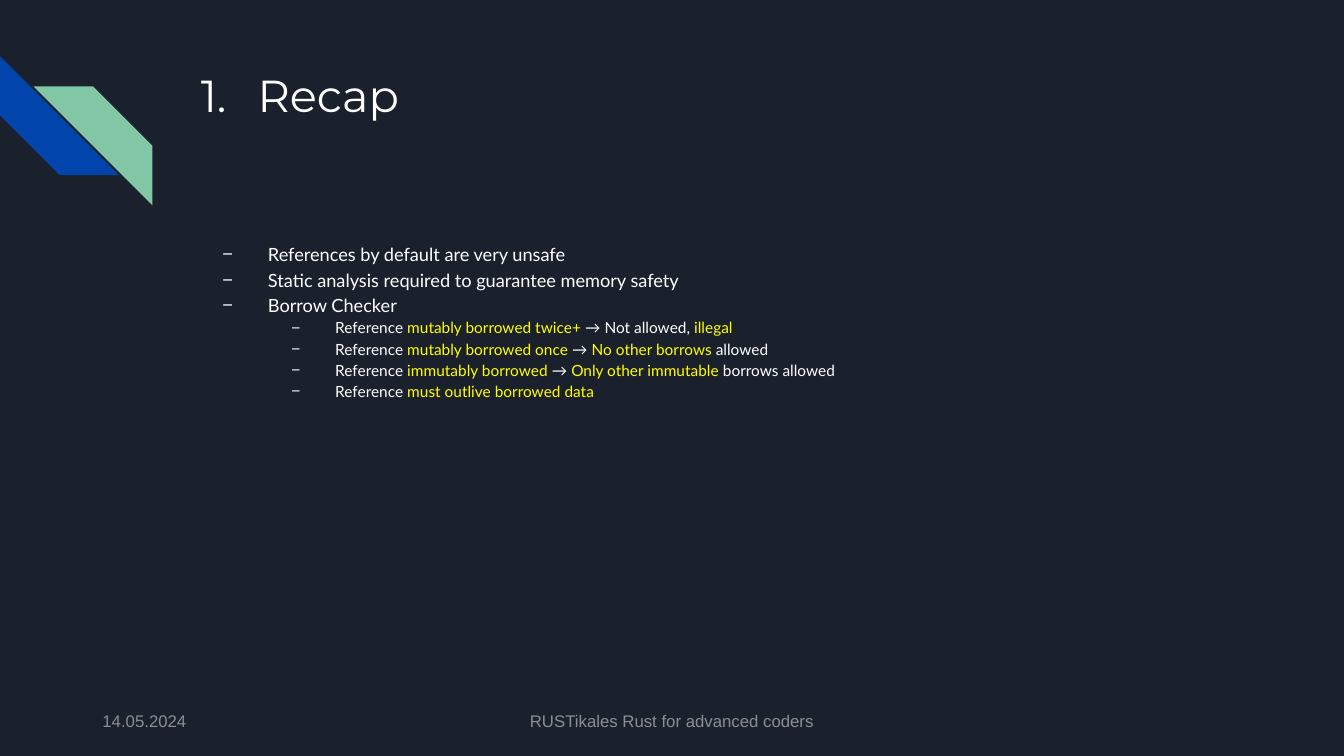
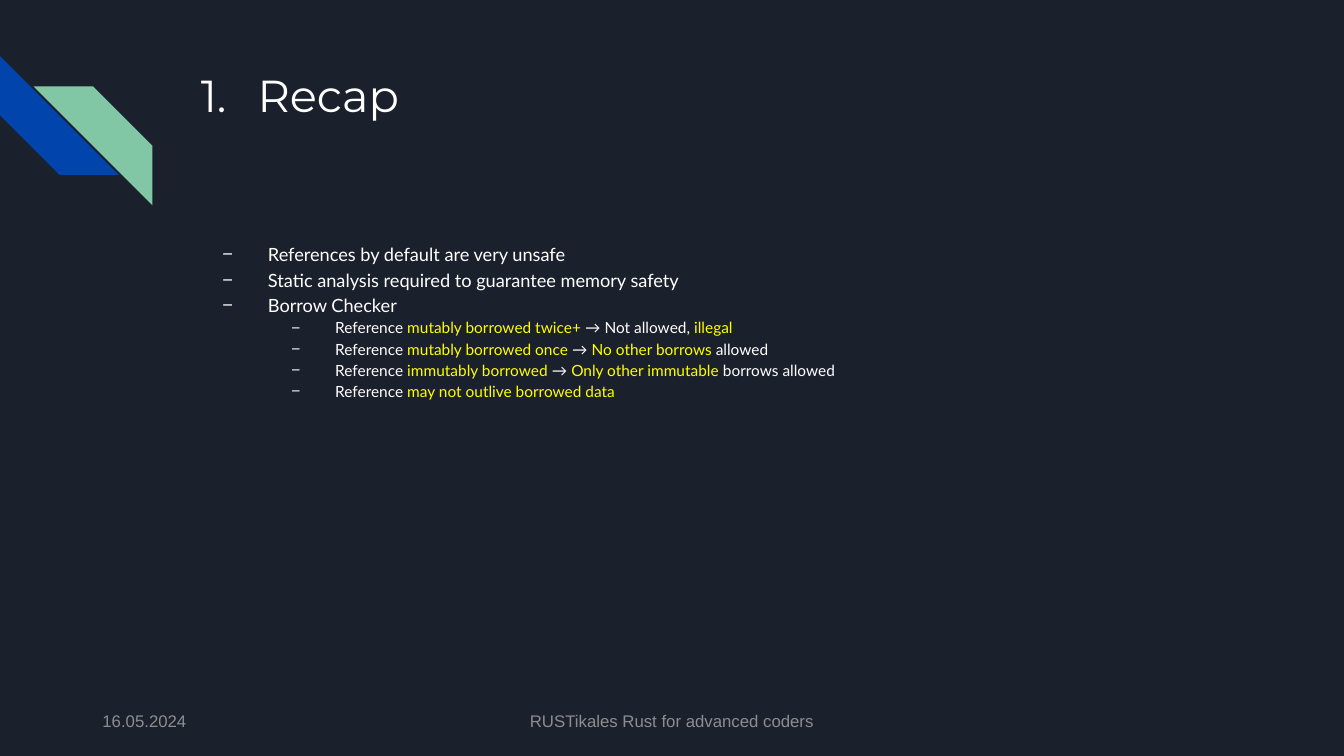
Before and after one commit to pfhaupt/progkurs, a slide deck: slide 8 of rust-advanced/03 - Slices/03 - original.pptx. Drawn at 1344x756 pixels with LibreOffice and Linux fonts; fonts in the diff are those of the drawing. Boxes give left, top, right and bottom in pixels: in the first picture for what was removed or moved away, otherwise in the second. Text is boxed around its words. In the diff, an @@ line names an element or a change of style, - is before the commit and + after.

Commit message:
[R-A-03] Hotfix slides
Fix small mistake in Recap

```diff
--- a/rust-advanced/03 - Slices/03 - original.pptx
+++ b/rust-advanced/03 - Slices/03 - original.pptx
@@ text at (335,385,614,400): text changed @@
-  − Reference must outlive borrowed data
+  − Reference may not outlive borrowed data
@@ text at (102,715,186,727): text changed @@
-14.05.2024
+16.05.2024
```
Also in this commit, not shown: 118 other slides changed, 1 other file.
